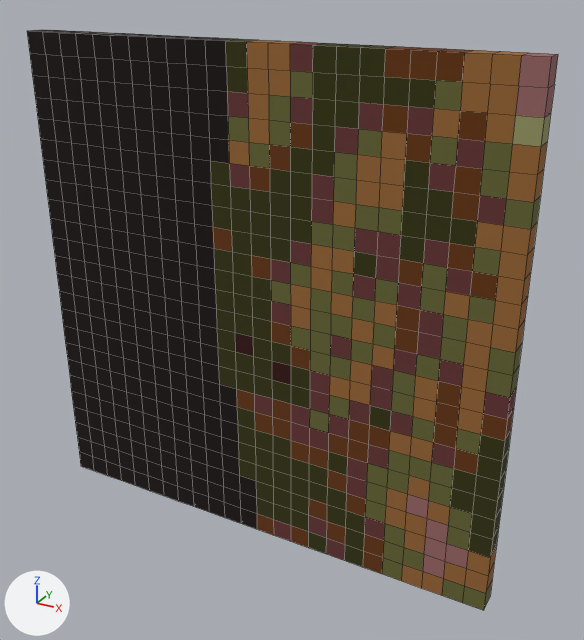
The OBJ model WindingTale2/Assets/Resources/Shapes/Shapes_24/Shape_24_19.obj as it was, and as the next commit left it.
The view is the same before and after, from a 50 mm lens placed at (1.81, -3.01, 1.48), pointed at (0.14, 0.01, -0.03). Arrows for +X, +Y and +Z are at lower left; the lights stay in place. The older version comes first. Mesh edges are drawn as thin lines. Where no turn or scale is listed for an object, it has been applied to the vertices. Vertices at exactly the same position are counted once.

Names of what the first picture shows: 'Shape_24_19'.
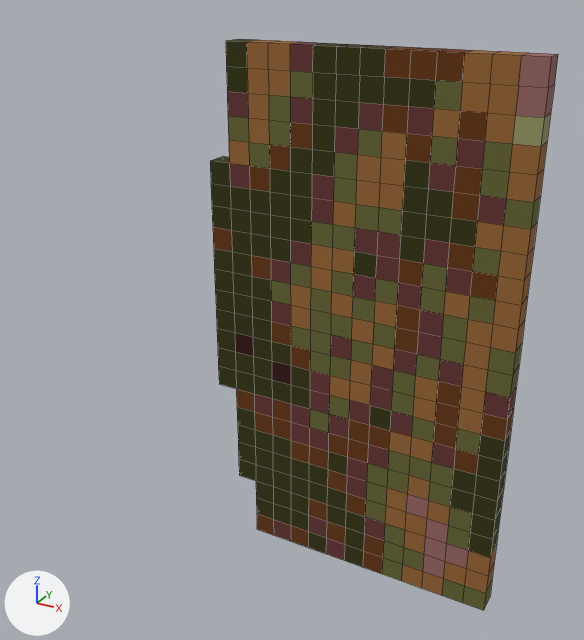
Location of each change, [x1, y1, x2, y2] in pixels of the pictures (584 x 640 px):
'Shape_24_19', reshaped (34% narrower)
    before: [27, 30, 558, 610]
    after: [210, 39, 558, 610]
part 1 of me_shape_24_19, deleted
    before: [27, 30, 257, 529]

The change, as a diff of the scene's bpy script:
```diff
--- a/WindingTale2/Assets/Resources/Shapes/Shapes_24/Shape_24_19.obj.py
+++ b/WindingTale2/Assets/Resources/Shapes/Shapes_24/Shape_24_19.obj.py
@@ me_shape_24_19 @@
 # used by ob_shape_24_19; location = (0.0, 0.0, 0.0)
-me_shape_24_19.from_pydata(...)  # 1250 vertices, 1248 faces; spans x -1.2..1.2, y -0.1..0.0, z -1.2..1.2
+me_shape_24_19.from_pydata(...)  # 718 vertices, 716 faces; spans x -0.2..1.2, y -0.1..0.0, z -1.2..1.2
+# me_shape_24_19 part 1: 532 vertices removed from x -1.2..-0.1, y -0.1..0.0, z -1.2..1.2
 me_shape_24_19.materials.append(mat_palette)
```
